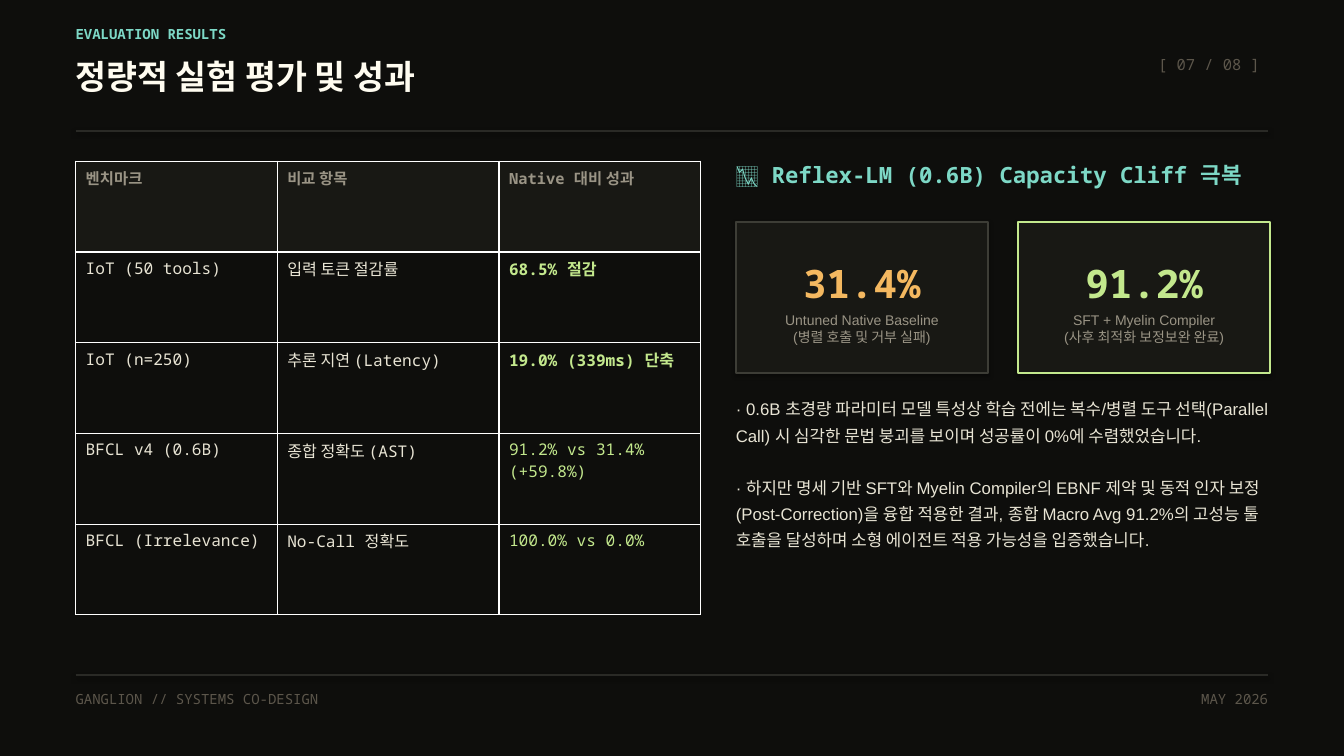
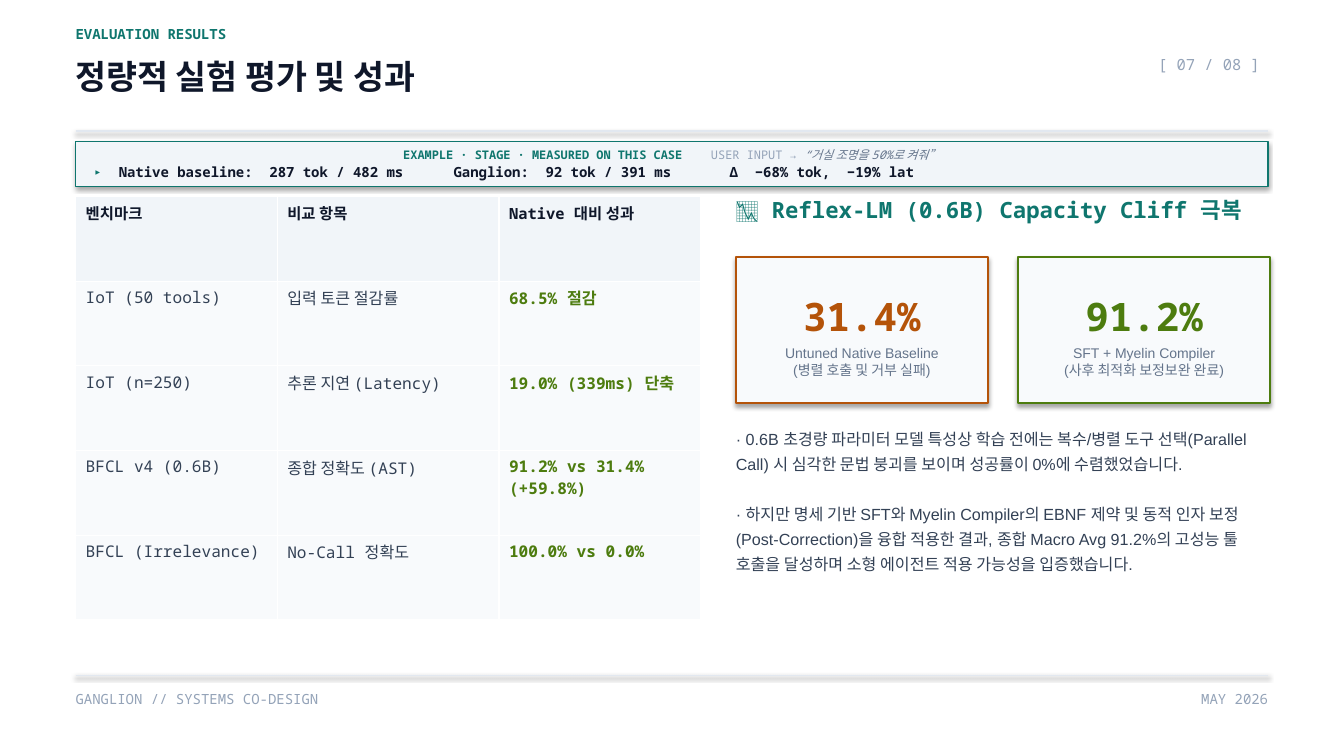
Before and after one commit to rixile9999/ganglion, a slide deck: slide 7 of web/slides.pptx. Drawn at 1344x756 pixels with LibreOffice and Linux fonts; fonts in the diff are those of the drawing. Boxes give left, top, right and bottom in pixels: in the first picture for what was removed or moved away, otherwise in the second. Text is boxed around its words. In the diff, an @@ line names an element or a change of style, - is before the commit and + after.

```diff
--- a/web/slides.pptx
+++ b/web/slides.pptx
@@ background #0E0E0C to #FFFFFF @@
@@ text "EVALUATION RESULTS" at bbox=[76, 29, 227, 39]: text colour #7DD8C6 to #0F766E @@
@@ text "정량적 실험 평가 및 성과" at bbox=[76, 60, 415, 92]: text colour #FFFCF0 to #0F172A @@
@@ line (76, 131) - (1268, 131): stroke #2A2A26 1.5 pt to #E2E8F0 1 pt @@
@@ rectangle added at bbox=[76, 141, 1268, 187], fill #F1F5F9, outline #0F766E 0.75 pt, 10 pt, text #0F172A, bold @@
+EXAMPLE · STAGE · MEASURED ON THIS CASE USER INPUT → “거실 조명을 50%로 켜줘”
+▸ Native baseline: 287 tok / 482 ms Ganglion: 92 tok / 391 ms Δ −68% tok, −19% lat
@@ table at bbox=[76, 197, 701, 620] @@
@@ fill #181814 to #F1F5F9 in row 1 @@
@@ fill #0E0E0C to #F8FAFC in 12 cells @@
@@ text colour #9A9485 to #0F172A in "벤치마크", "비교 항목", "Native 대비 성과" @@
@@ text colour #E8E4D4 to #334155 in "IoT (50 tools)", "입력 토큰 절감률", "IoT (n=250)", "추론 지연 (Latency)" and 4 more places @@
@@ text colour #C3E88D to #4D7C0F in "68.5% 절감", "19.0% (339ms) 단축", "91.2% vs 31.4% (+59.8%)", "100.0% vs 0.0%" @@
@@ bold on in "91.2% vs 31.4% (+59.8%)", "100.0% vs 0.0%" @@
@@ table: place and size @@
-table at bbox=[76, 161, 701, 615]
+table at bbox=[76, 197, 701, 620]
@@ text "📉 Reflex-LM (0.6B) Capacity Cliff ..." at bbox=[772, 199, 1242, 224]: text colour #7DD8C6 to #0F766E @@
@@ text "📉 Reflex-LM (0.6B) Capacity Cliff ...": place and size @@
-text "📉 Reflex-LM (0.6B) Capacity Cliff ..." at bbox=[772, 164, 1242, 189]
+text "📉 Reflex-LM (0.6B) Capacity Cliff ..." at bbox=[772, 199, 1242, 224]
@@ rectangle "31.4%": place and size @@
-rectangle "31.4%" at bbox=[736, 222, 988, 373]
+rectangle "31.4%" at bbox=[736, 257, 988, 403]
@@ rectangle "31.4%" at bbox=[736, 257, 988, 403]: text colour #F4B860 to #B45309 in "31.4%"; text colour #9A9485 to #64748B in "Untuned Native Baseline (병렬 호출 및 거부 ..."; fill #181814 to #F8FAFC; outline #3D3D36 1.5 pt to #B45309 1.5 pt @@
@@ rectangle "91.2%": place and size @@
-rectangle "91.2%" at bbox=[1018, 222, 1270, 373]
+rectangle "91.2%" at bbox=[1018, 257, 1270, 403]
@@ rectangle "91.2%" at bbox=[1018, 257, 1270, 403]: text colour #C3E88D to #4D7C0F in "91.2%"; text colour #9A9485 to #64748B in "SFT + Myelin Compiler (사후 최적화 보정보완 ..."; fill #181814 to #F8FAFC; outline #C3E88D 1.5 pt to #4D7C0F 1.5 pt @@
@@ text "· 0.6B 초경량 파라미터 모델 ...": place and size @@
-text "· 0.6B 초경량 파라미터 모델 ..." at bbox=[736, 401, 1268, 548]
+text "· 0.6B 초경량 파라미터 모델 ..." at bbox=[736, 431, 1247, 572]
@@ text "· 0.6B 초경량 파라미터 모델 ..." at bbox=[736, 431, 1247, 572]: size 12 to 11.5 pt, text colour #E8E4D4 to #334155 @@
@@ line (76, 676) - (1268, 676): stroke #2A2A26 1.5 pt to #E2E8F0 1 pt @@
@@ text colour #5C564B to #94A3B8 in 3 elements at bbox=[1177, 59, 1242, 70], bbox=[76, 694, 318, 704], bbox=[1201, 694, 1268, 704] @@
```
Also in this commit, not shown: 7 other slides changed, 1 other file.
